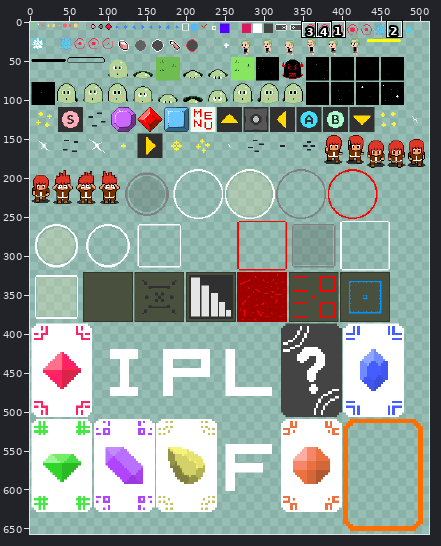
Edited in one commit: sprite sheet (cocos2dx_playground/Resources/textures/texture_001.png). Above: a wide view before the commit, with the close-up outlined.
Close-up. Earlier state:
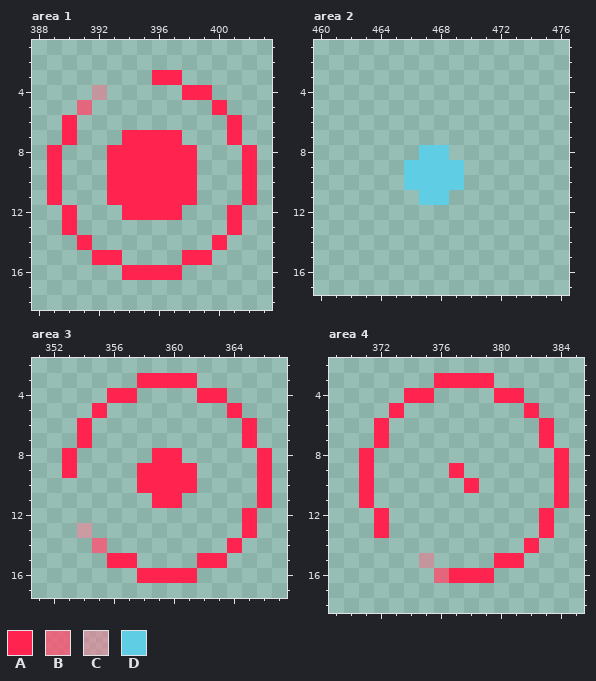
The file is 512x1024 pixels. Colours within 5 levels of each other are drawn and written as one. Shown: area 1: x 388..403, y 1..18; area 2: x 460..476, y 1..17; area 3: x 351..367, y 2..17; area 4: x 369..385, y 2..18. The wide view leaves out empty margins. The commit also changed other parts of the picture, which this record leaves out.
Palette (. is transparent): A #ff234f  B #ff4f6fc3  C #ff78917e  D #5fcde4
Pixels before, area 1, first column x 389:
 3 .......AA.....
 4 ...C.....AA...
 5 ..B........A..
 6 .A..........A.
 7 .A...AAAA...A.
 8 A...AAAAAA...A
 9 A...AAAAAA...A
10 A...AAAAAA...A
11 A...AAAAAA...A
12 .A...AAAA...A.
13 .A..........A.
14 ..A........A..
15 ...AA....AA...
16 .....AAAA.....
Pixels before, area 2, first column x 466:
 8 .DD.
 9 DDDD
10 DDDD
11 .DD.
Pixels before, area 3, first column x 353:
 3 .....AAAA.....
 4 ...AA....AA...
 5 ..A........A..
 6 .A..........A.
 7 .A..........A.
 8 A.....AA.....A
 9 A....AAAA....A
10 .....AAAA....A
11 ......AA.....A
12 ............A.
13 .C..........A.
14 ..B........A..
15 ...AA....AA...
16 .....AAAA.....
Pixels before, area 4, first column x 371:
 3 .....AAAA.....
 4 ...AA....AA...
 5 ..A........A..
 6 .A..........A.
 7 .A..........A.
 8 A............A
 9 A.....A......A
10 A......A.....A
11 A............A
12 .A..........A.
13 .A..........A.
14 ...........A..
15 ....C....AA...
16 .....BAAA.....
After:
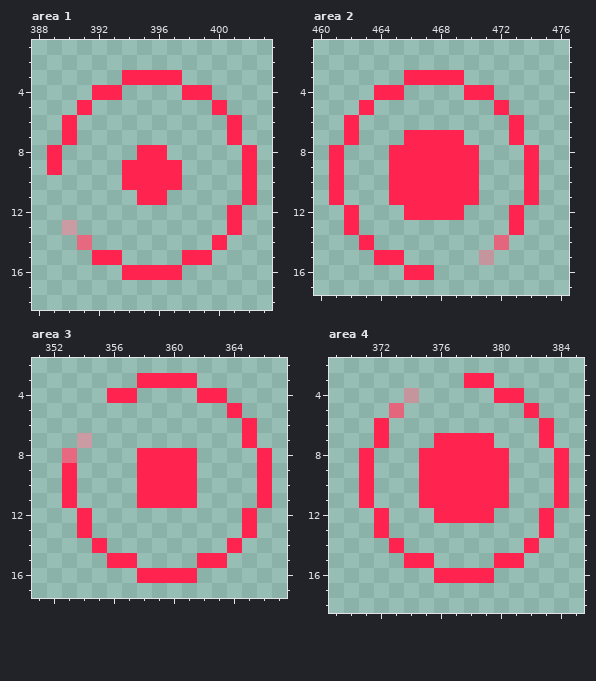
Change:
{"where": "area 1"}
{"y":3,"x":394,"old":"..","new":"AA"}
{"y":4,"x":392,"old":"C.","new":"AA"}
{"y":5,"x":391,"old":"B","new":"A"}
{"y":7,"x":394,"old":"AAAA","new":"...."}
{"y":8,"x":393,"old":"AA","new":".."}
{"y":8,"x":397,"old":"AA","new":".."}
{"y":9,"x":393,"old":"A","new":"."}
{"y":9,"x":398,"old":"A","new":"."}
{"y":10,"x":389,"old":"A","new":"."}
{"y":10,"x":393,"old":"A","new":"."}
{"y":10,"x":398,"old":"A","new":"."}
{"y":11,"x":389,"old":"A","new":"."}
{"y":11,"x":393,"old":"AA","new":".."}
{"y":11,"x":397,"old":"AA","new":".."}
{"y":12,"x":390,"old":"A","new":"."}
{"y":12,"x":394,"old":"AAAA","new":"...."}
{"y":13,"x":390,"old":"A","new":"C"}
{"y":14,"x":391,"old":"A","new":"B"}
{"where": "area 2"}
{"y":3,"x":466,"old":"....","new":"AAAA"}
{"y":4,"x":464,"old":"..","new":"AA"}
{"y":4,"x":470,"old":"..","new":"AA"}
{"y":5,"x":463,"old":".","new":"A"}
{"y":5,"x":472,"old":".","new":"A"}
{"y":6,"x":462,"old":".","new":"A"}
{"y":6,"x":473,"old":".","new":"A"}
{"y":7,"x":462,"old":".","new":"A"}
{"y":7,"x":466,"old":"....","new":"AAAA"}
{"y":7,"x":473,"old":".","new":"A"}
{"y":8,"x":461,"old":".","new":"A"}
{"y":8,"x":465,"old":"..DD..","new":"AAAAAA"}
{"y":8,"x":474,"old":".","new":"A"}
{"y":9,"x":461,"old":".","new":"A"}
{"y":9,"x":465,"old":".DDDD.","new":"AAAAAA"}
{"y":9,"x":474,"old":".","new":"A"}
{"y":10,"x":461,"old":".","new":"A"}
{"y":10,"x":465,"old":".DDDD.","new":"AAAAAA"}
{"y":10,"x":474,"old":".","new":"A"}
{"y":11,"x":461,"old":".","new":"A"}
{"y":11,"x":465,"old":"..DD..","new":"AAAAAA"}
{"y":11,"x":474,"old":".","new":"A"}
{"y":12,"x":462,"old":".","new":"A"}
{"y":12,"x":466,"old":"....","new":"AAAA"}
{"y":12,"x":473,"old":".","new":"A"}
{"y":13,"x":462,"old":".","new":"A"}
{"y":13,"x":473,"old":".","new":"A"}
{"y":14,"x":463,"old":".","new":"A"}
{"y":14,"x":472,"old":".","new":"B"}
{"y":15,"x":464,"old":"..","new":"AA"}
{"y":15,"x":471,"old":".","new":"C"}
{"y":16,"x":466,"old":"..","new":"AA"}
{"where": "area 3"}
{"y":5,"x":355,"old":"A","new":"."}
{"y":6,"x":354,"old":"A","new":"."}
{"y":7,"x":354,"old":"A","new":"C"}
{"y":8,"x":353,"old":"A","new":"B"}
{"y":8,"x":358,"old":".","new":"A"}
{"y":8,"x":361,"old":".","new":"A"}
{"y":10,"x":353,"old":".","new":"A"}
{"y":11,"x":353,"old":".","new":"A"}
{"y":11,"x":358,"old":".","new":"A"}
{"y":11,"x":361,"old":".","new":"A"}
{"y":12,"x":354,"old":".","new":"A"}
{"y":13,"x":354,"old":"C","new":"A"}
{"y":14,"x":355,"old":"B","new":"A"}
{"where": "area 4"}
{"y":3,"x":376,"old":"AA","new":".."}
{"y":4,"x":374,"old":"AA","new":"C."}
{"y":5,"x":373,"old":"A","new":"B"}
{"y":7,"x":376,"old":"....","new":"AAAA"}
{"y":8,"x":375,"old":"......","new":"AAAAAA"}
{"y":9,"x":375,"old":"..","new":"AA"}
{"y":9,"x":378,"old":"...","new":"AAA"}
{"y":10,"x":375,"old":"...","new":"AAA"}
{"y":10,"x":379,"old":"..","new":"AA"}
{"y":11,"x":375,"old":"......","new":"AAAAAA"}
{"y":12,"x":376,"old":"....","new":"AAAA"}
{"y":14,"x":373,"old":".","new":"A"}
{"y":15,"x":374,"old":".C","new":"AA"}
{"y":16,"x":376,"old":"B","new":"A"}
{"label":"changed","picture_box":[47,70,197,250]}
{"label":"changed","picture_box":[329,70,539,280]}
{"label":"changed","picture_box":[62,403,197,553]}
{"label":"changed","picture_box":[389,373,509,583]}
